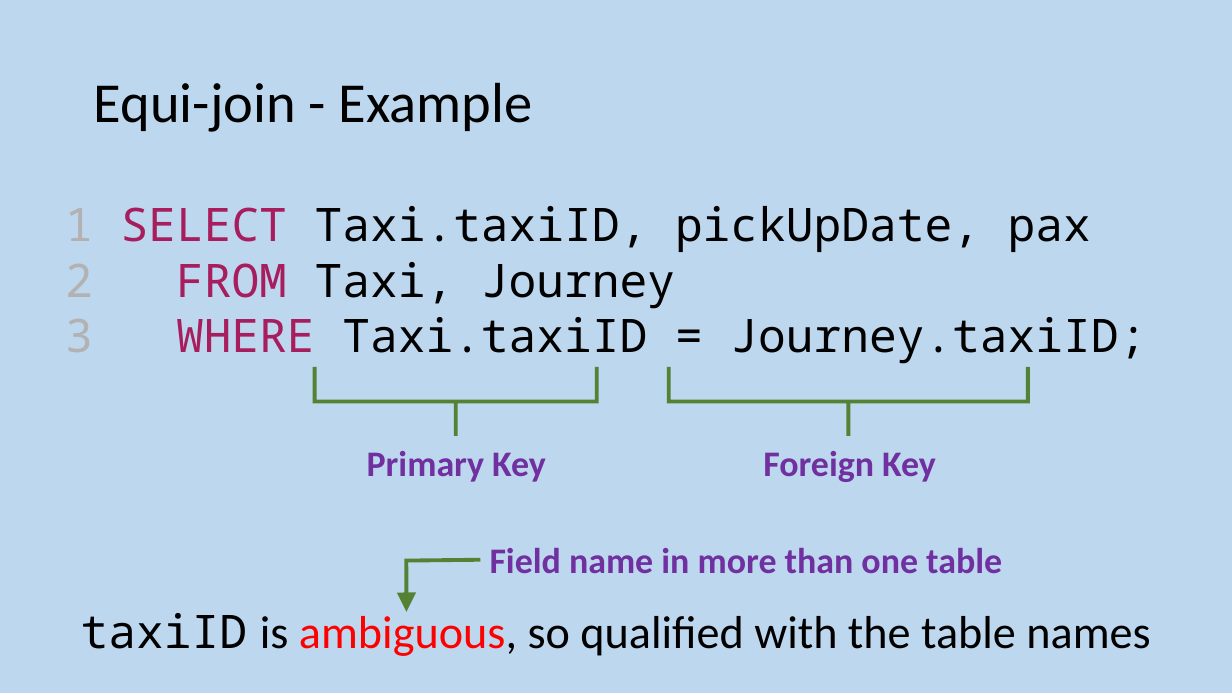
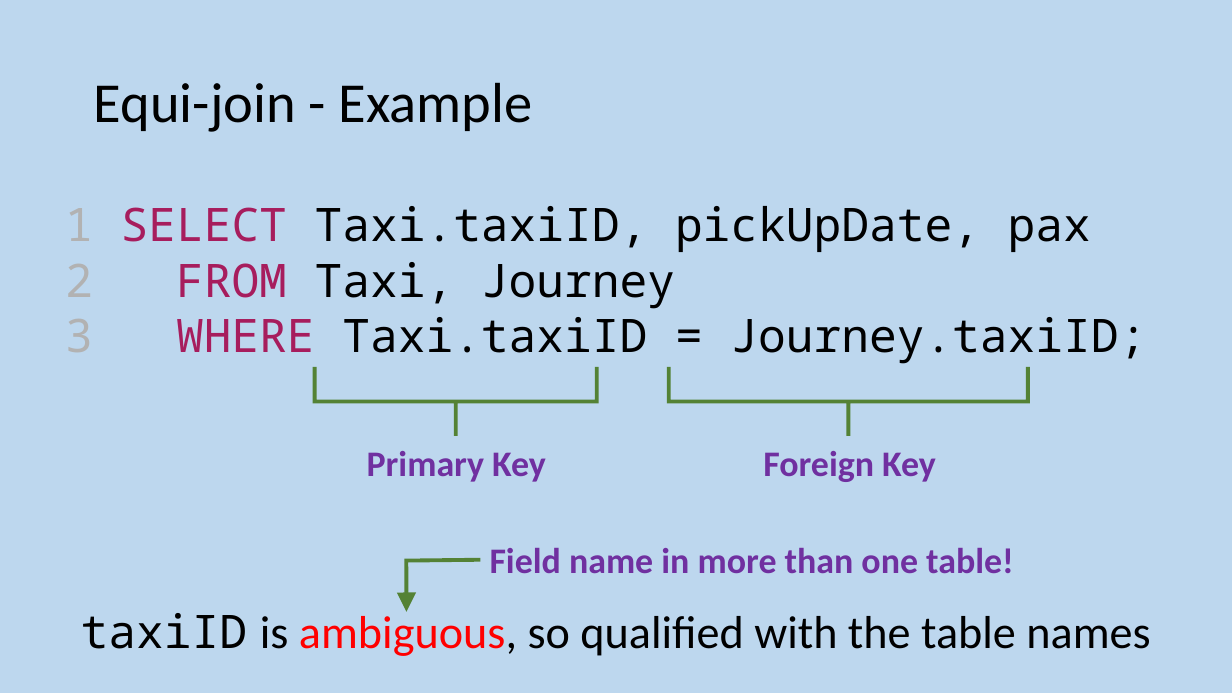
Before and after one commit to MrFriendCS/MrFriendCS.github.io, a slide deck: slide 86 of n5-cs/ddd/N5 CS DDD Slides.pptx (slide 85 before the commit). Drawn at 1232x693 pixels with LibreOffice and Linux fonts; fonts in the diff are those of the drawing. Boxes give left, top, right and bottom in pixels: in the first picture for what was removed or moved away, otherwise in the second. Text is boxed around its words. In the diff, an @@ line names an element or a change of style, - is before the commit and + after.

```diff
--- a/n5-cs/ddd/N5 CS DDD Slides.pptx
+++ b/n5-cs/ddd/N5 CS DDD Slides.pptx
@@ text in callout at [490, 548, 1014, 574]: text changed @@
-Field name in more than one table
+Field name in more than one table!
```
Also in this commit, not shown: 5 other slides changed, 1 slide added, 1 other file.
